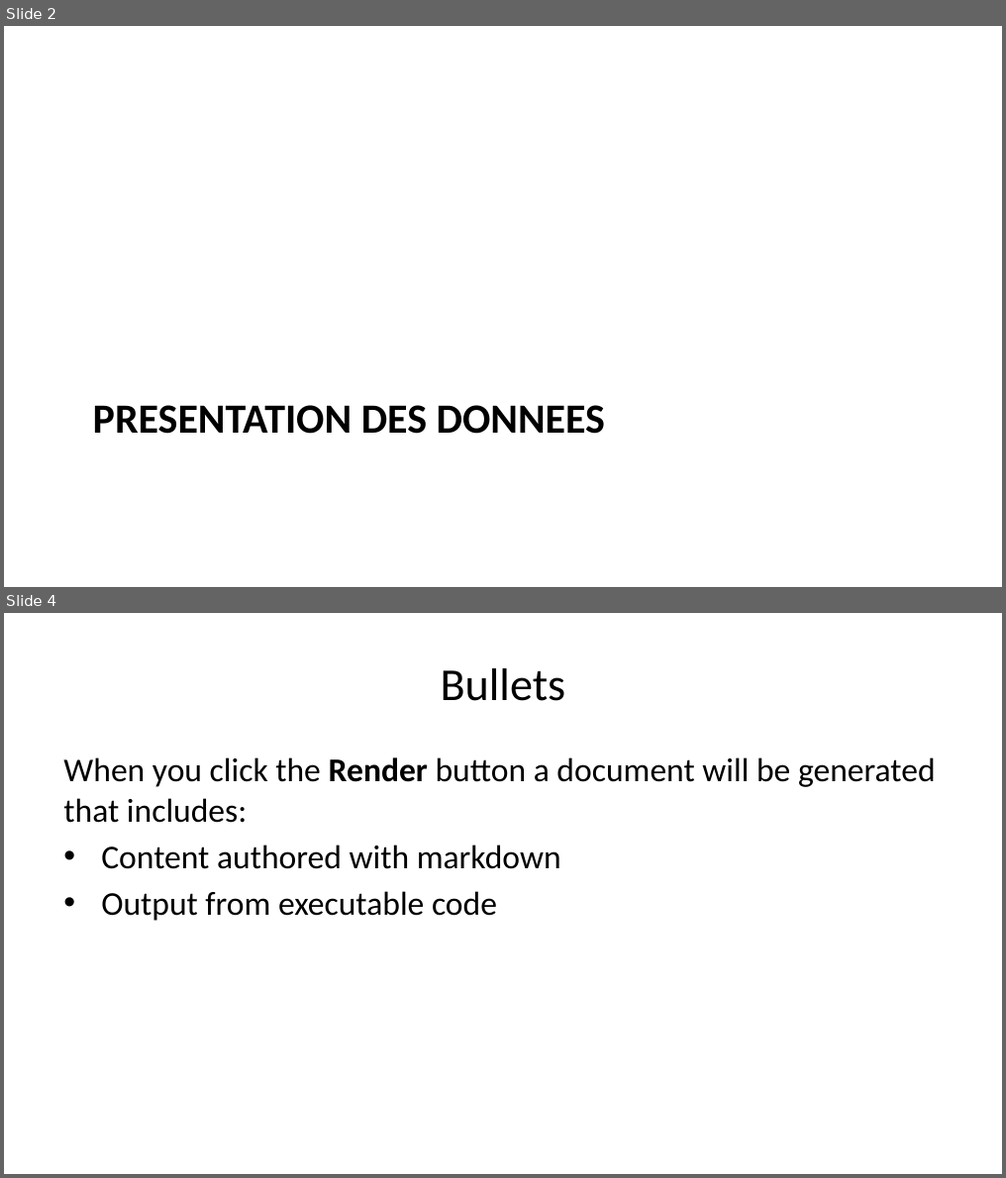
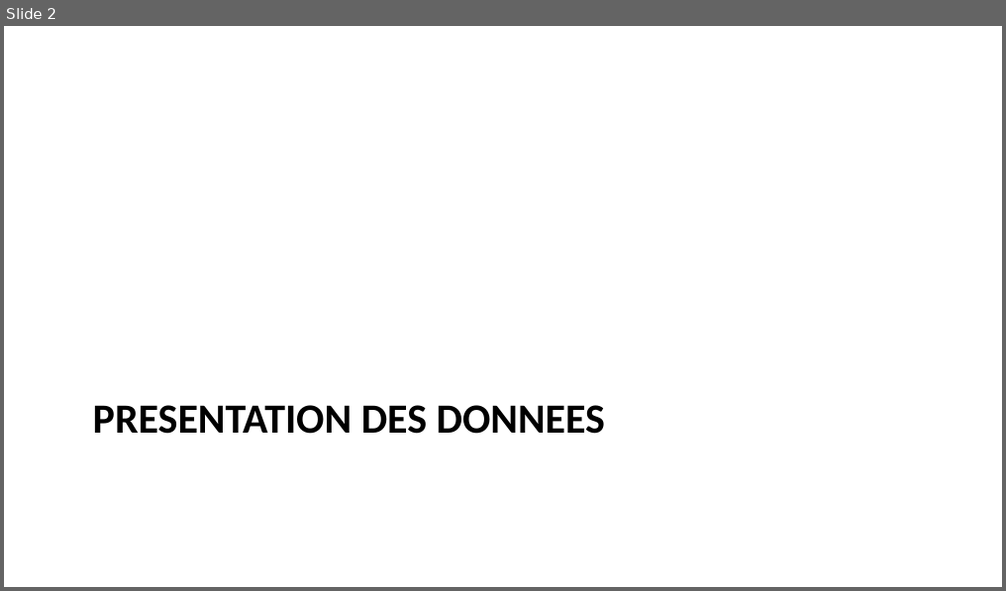
Before and after one commit to AD0791/Presentation_thesis, a slide deck: modele_presentation.pptx. Shown one above the other, each under a label of ours: slides 2 and 4 before the commit, slide 2 after it; the slides between them are not shown. The pictures are 1006x1178 and 1006x591 pixels, drawn with LibreOffice and Linux fonts; fonts in the diff are those of the drawing. Boxes give left, top, right and bottom in pixels: in the first picture for what was removed or moved away, otherwise in the second. Text is boxed around its words. In the diff, an @@ line names an element or a change of style, - is before the commit and + after.

```diff
--- a/modele_presentation.pptx
+++ b/modele_presentation.pptx
@@ slide 4 removed at <box>4,613,1002,1174</box>, background #FFFFFF @@
@@ title removed at <box>441,668,566,701</box> @@
-Bullets
@@ text removed at <box>63,758,936,921</box> @@
-When you click the Render button a document will be generated that includes:
-• Content authored with markdown
-• Output from executable code
```
Also in this commit, not shown: 1 slide changed, 6 slides added, 2 other slides removed, 2 other files.
